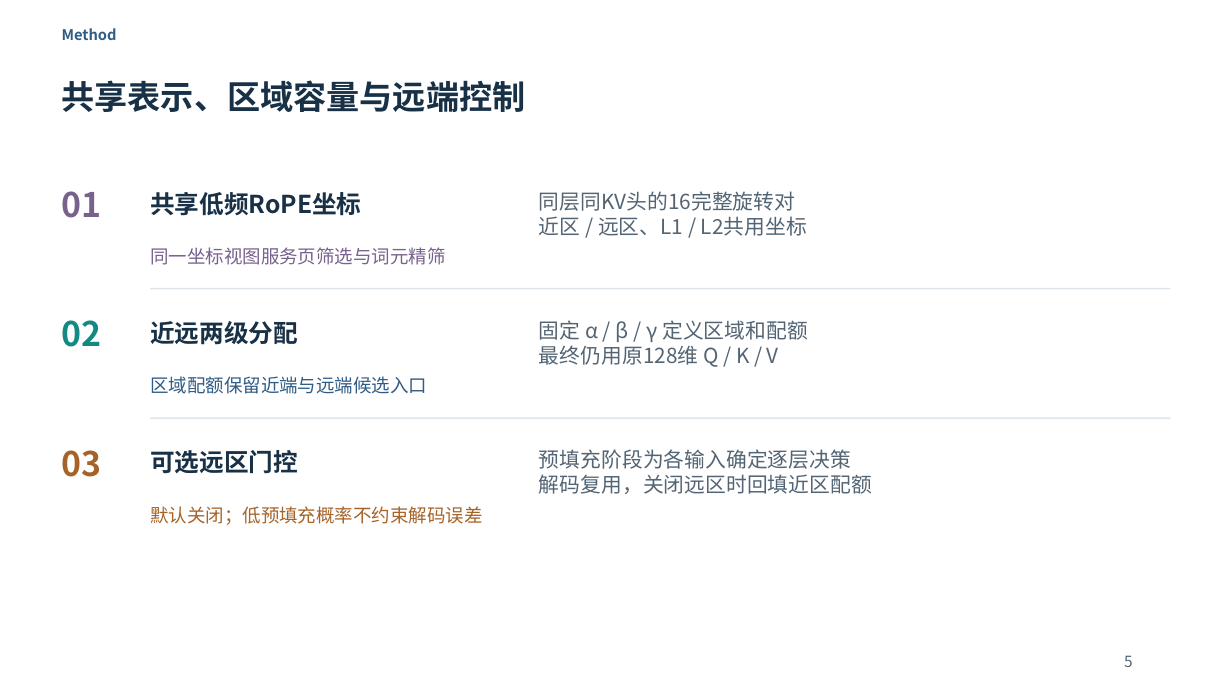
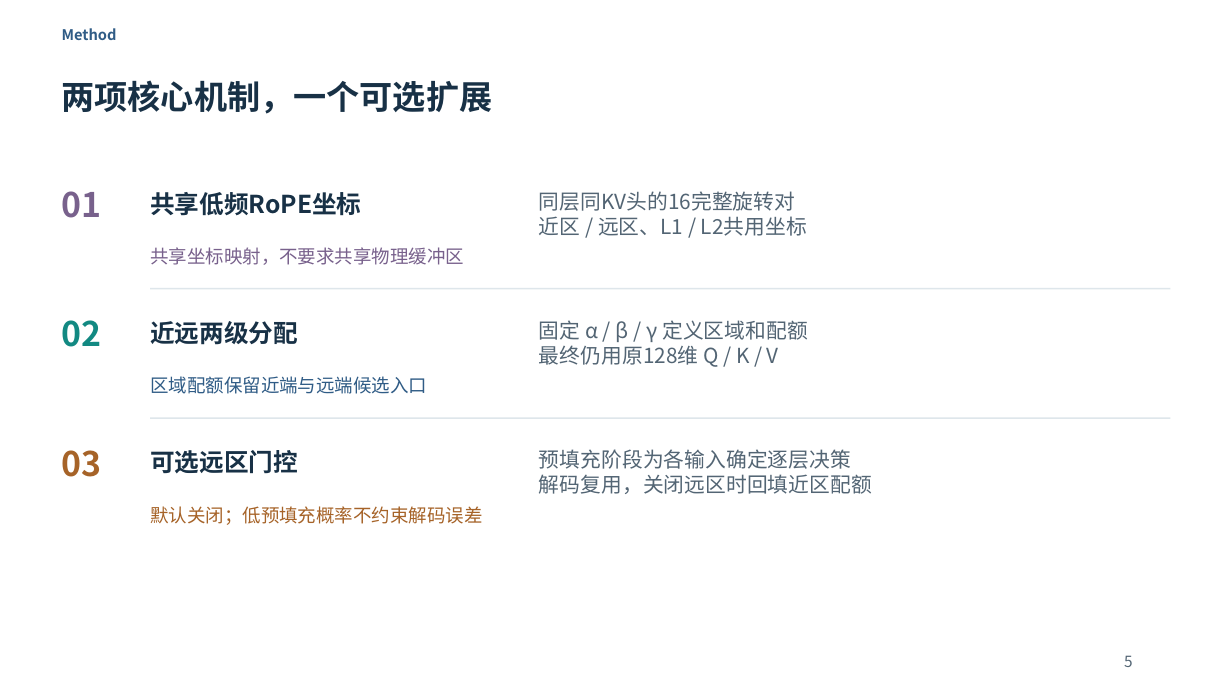
Before and after one commit to Chosen-David/two-level-attention, a slide deck: slide 5 of agent_doc/advice/dac_manuscript/presentation/TwoLevel_UserEdited_20261014.pptx. Drawn at 1232x693 pixels with LibreOffice and Linux fonts; fonts in the diff are those of the drawing. Boxes give left, top, right and bottom in pixels: in the first picture for what was removed or moved away, otherwise in the second. Text is boxed around its words. In the diff, an @@ line names an element or a change of style, - is before the commit and + after.

```diff
--- a/agent_doc/advice/dac_manuscript/presentation/TwoLevel_UserEdited_20261014.pptx
+++ b/agent_doc/advice/dac_manuscript/presentation/TwoLevel_UserEdited_20261014.pptx
@@ text at (62,80,493,114): text changed @@
-共享表示、区域容量与远端控制
+两项核心机制，一个可选扩展
@@ text at (150,247,464,265): text changed @@
-同一坐标视图服务页筛选与词元精筛
+共享坐标映射，不要求共享物理缓冲区
```
Also in this commit, not shown: 4 other slides changed, 13 other files.
